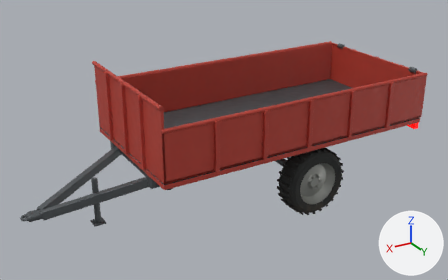
An edit to the glTF model assets/models/trailer_used.glb, drawn before and after from the same camera.
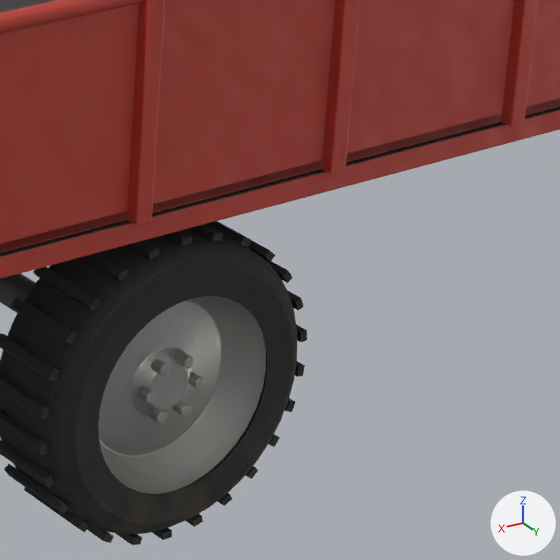
The first picture shows the older version from a 50 mm lens placed at (4.55, 6.26, 4.0), pointed at (0.81, 0.03, 0.89). The close-ups show the older and then the newer version on the part from 62% to 89% of the width and 36% to 78% of the height of that picture. Only the edits that show in the close-ups are written down. Every picture has the same lights, and +X, +Y and +Z are marked at lower right. Where no turn or scale is listed for an object, it has been applied to the vertices.

In view in the first close-up: 'Bed', 'Chassis', 'Wheel0_Rim', 'Wheel0_Tyre'.
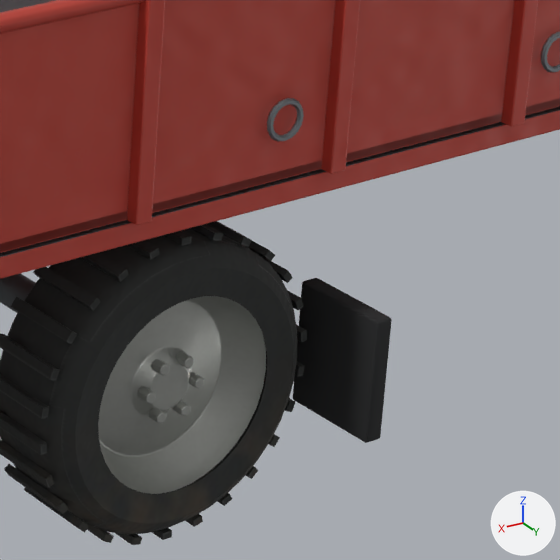
Boxes [x1, y1, x2, y2] around the edits, measured in the close-ups (560 x 560 px):
'Clean mud flap.001', added (black)
    after: [293, 278, 392, 443]
'Clean tie down eye.005', added
    after: [267, 98, 304, 142]
'Clean tie down eye.004', added
    after: [540, 31, 560, 72]

The change, as a diff of the scene's bpy script:
```diff
--- a/assets/models/trailer_used.glb.py
+++ b/assets/models/trailer_used.glb.py
@@ mat_review_cleanrubber @@
+mat_review_cleanrubber = principled_material('Review_CleanRubber')
+mat_review_cleanrubber.base_color = (0.018, 0.019, 0.02)  # black #242627
+mat_review_cleanrubber.roughness = 0.94
@@ mat_review_cleansteel @@
+mat_review_cleansteel = principled_material('Review_CleanSteel')
+mat_review_cleansteel.base_color = (0.22, 0.25, 0.27)  # grey #81898e
+mat_review_cleansteel.metallic = 0.7
+mat_review_cleansteel.roughness = 0.42
@@ me_clean_mud_flap_001 @@
+me_clean_mud_flap_001.from_pydata(...)  # 128 vertices, 252 faces; spans x -0.548..-0.492, y 0.82..1.12, z 0.25..0.61
+me_clean_mud_flap_001.materials.append(mat_review_cleanrubber)  # black #242627
@@ me_clean_tie_down_eye_005 @@
+me_clean_tie_down_eye_005.from_pydata(...)  # 96 vertices, 192 faces; spans x 1.391..1.509, y 0.9672..0.9828, z 0.121..0.239
+me_clean_tie_down_eye_005.materials.append(mat_review_cleansteel)  # grey #81898e
@@ me_clean_tie_down_eye_004 @@
+me_clean_tie_down_eye_004.from_pydata(...)  # 96 vertices, 192 faces; spans x 0.441..0.559, y 0.9672..0.9828, z 0.121..0.239
+me_clean_tie_down_eye_004.materials.append(mat_review_cleansteel)  # grey #81898e
@@ ob_clean_mud_flap_001 @@
+ob_clean_mud_flap_001 = bpy.data.objects.new('Clean mud flap.001', me_clean_mud_flap_001)
+ob_clean_mud_flap_001.location = (0.0, 0.0, 0.0)
@@ ob_clean_tie_down_eye_005 @@
+ob_clean_tie_down_eye_005 = bpy.data.objects.new('Clean tie down eye.005', me_clean_tie_down_eye_005)
+ob_clean_tie_down_eye_005.location = (-1.7, 0.0, 1.0)
@@ ob_clean_tie_down_eye_004 @@
+ob_clean_tie_down_eye_004 = bpy.data.objects.new('Clean tie down eye.004', me_clean_tie_down_eye_004)
+ob_clean_tie_down_eye_004.location = (-1.7, 0.0, 1.0)
```
